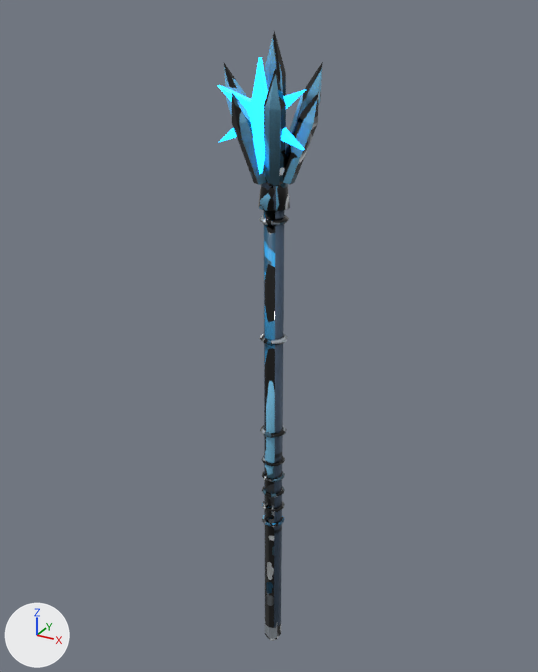
The Blender file Blender/Weapons/Magic/04_tundra_magic.blend: old version first, new version second.
One viewpoint serves both versions: a 50 mm camera at (0.795, -1.469, 1.183) aimed at (-0.038, 0.046, 0.425). Lighting does not change. The marker at lower left points along +X, +Y and +Z. The first picture is the older version.

Before the edit, the objects in view are built like this:
```python
me_weapon = bpy.data.meshes.new('Weapon')
me_weapon.from_pydata(...)  # 548 vertices, 1080 faces; spans x -0.13..0.1, y -0.11..0.11, z -0.54..1.14
# faces by material slot: [940, 140]
me_weapon.materials.append(mat_tundra_magic_main)
me_weapon.materials.append(mat_tundra_magic_glow)  # blue #1aa8ff, glowing blue #1aa8ff
ob_weapon = bpy.data.objects.new('Weapon', me_weapon)
ob_weapon.location = (0.0, 0.0, 0.0)
```
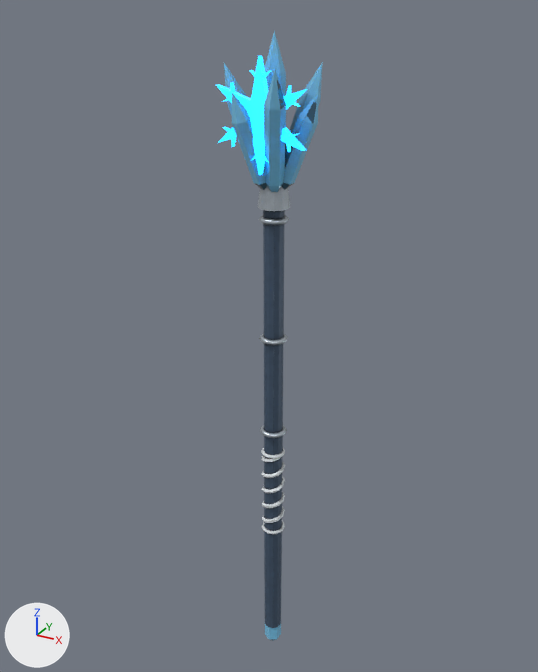
What the commit changed:
me_weapon is used by ob_weapon; location (0.0, 0.0, 0.0).
me_weapon had 548 vertices, 1080 faces and spanned x -0.13..0.1, y -0.11..0.11, z -0.54..1.14.
me_weapon now has 851 vertices, 1726 faces and spans x -0.13..0.1, y -0.11..0.11, z -0.54..1.14.
me_weapon part 1: a new loose piece of 48 vertices spanning x -0.03..0.03, y -0.03..0.03, z -0.13..-0.12, in mat_tundra_magic_main.
me_weapon part 2: a new loose piece of 48 vertices spanning x -0.03..0.03, y -0.03..0.03, z 0.12..0.13, in mat_tundra_magic_main.
me_weapon part 3: a new loose piece of 16 vertices spanning x -0.02..0.02, y -0.07..-0.05, z 1.04..1.07, in mat_tundra_magic_glow (blue #1aa8ff, glowing blue #1aa8ff).
me_weapon part 4: a new loose piece of 16 vertices spanning x -0.09..-0.06, y -0.07..-0.05, z 1.0..1.04, in mat_tundra_magic_glow (blue #1aa8ff, glowing blue #1aa8ff).
me_weapon part 5: a new loose piece of 16 vertices spanning x -0.09..-0.06, y -0.07..-0.05, z 0.91..0.95, in mat_tundra_magic_glow (blue #1aa8ff, glowing blue #1aa8ff).
me_weapon part 6: a new loose piece of 16 vertices spanning x 0.06..0.09, y -0.07..-0.05, z 0.91..0.95, in mat_tundra_magic_glow (blue #1aa8ff, glowing blue #1aa8ff).
me_weapon part 7: a new loose piece of 16 vertices spanning x 0.06..0.09, y -0.07..-0.05, z 1.0..1.04, in mat_tundra_magic_glow (blue #1aa8ff, glowing blue #1aa8ff).
me_weapon part 8: 46 vertices moved from x -0.03..0.03, y -0.03..0.03, z -0.1..0.19 to x -0.03..0.03, y -0.03..0.03, z -0.12..0.19; 123 vertices removed from x -0.03..0.03, y -0.03..0.03, z -0.1..0.19; 186 vertices added at x -0.03..0.03, y -0.04..0.04, z -0.13..0.19.
me_weapon part 9: 15 vertices moved from x -0.09..0.09, y -0.07..0.03, z 0.74..1.08 to x -0.1..0.04, y -0.06..0.03, z 0.74..1.1; 75 vertices removed from x -0.1..0.1, y -0.07..0.03, z 0.74..1.09; 115 vertices added at x -0.1..0.1, y -0.07..0.04, z -0.46..1.1.
me_weapon part 10: 10 vertices moved from x -0.02..0.02, y -0.03..0.03, z 0.44..0.45 to x -0.02..0.02, y -0.03..0.03, z 0.45; 18 vertices removed from x -0.02..0.02, y -0.03..0.03, z 0.44..0.45; 26 vertices added at x -0.02..0.02, y -0.04..0.04, z 0.44..0.45.
me_weapon part 11: 244 kept faces spanning x -0.13..0.1, y -0.11..0.11, z -0.54..1.14 get new texture (UV) coordinates.
me_weapon part 12: 68 kept faces spanning x -0.03..0.03, y -0.06..0.04, z -0.46..0.98 are now shaded flat.
Other edits to the shape of me_weapon do not show in these pictures.

Location of each change, (x1, y1, x2, y2) in pixels of the pictures (538 x 672 px; the box of a moved part takes in the faces that stretch with it):
'Weapon', reshaped
    before: (217, 30, 323, 641)
    after: (216, 30, 323, 641)
part 1 of me_weapon, added
    after: (262, 523, 285, 534)
part 2 of me_weapon, added
    after: (261, 448, 285, 459)
part 3 of me_weapon, added
    after: (249, 70, 271, 78)
part 4 of me_weapon, added
    after: (222, 82, 236, 102)
part 5 of me_weapon, added
    after: (222, 127, 236, 147)
part 6 of me_weapon, added
    after: (286, 133, 300, 152)
part 7 of me_weapon, added
    after: (286, 85, 300, 107)
part 8 of me_weapon, moved or reshaped
    before: (260, 425, 287, 527)
    after: (260, 425, 287, 530)
part 9 of me_weapon, moved or reshaped
    before: (217, 57, 306, 225)
    after: (217, 56, 307, 627)
part 10 of me_weapon, moved or reshaped
    before: (260, 333, 287, 345)
    after: (259, 333, 288, 345)
part 11 of me_weapon, surface changed
    both: (224, 30, 323, 641)
part 12 of me_weapon, shading changed
    both: (260, 187, 280, 628)
